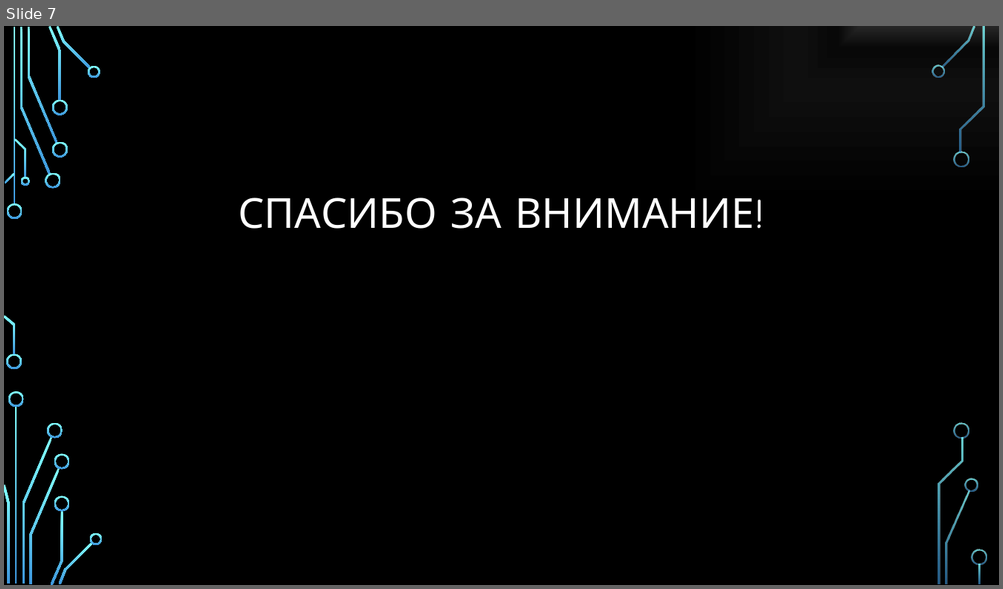
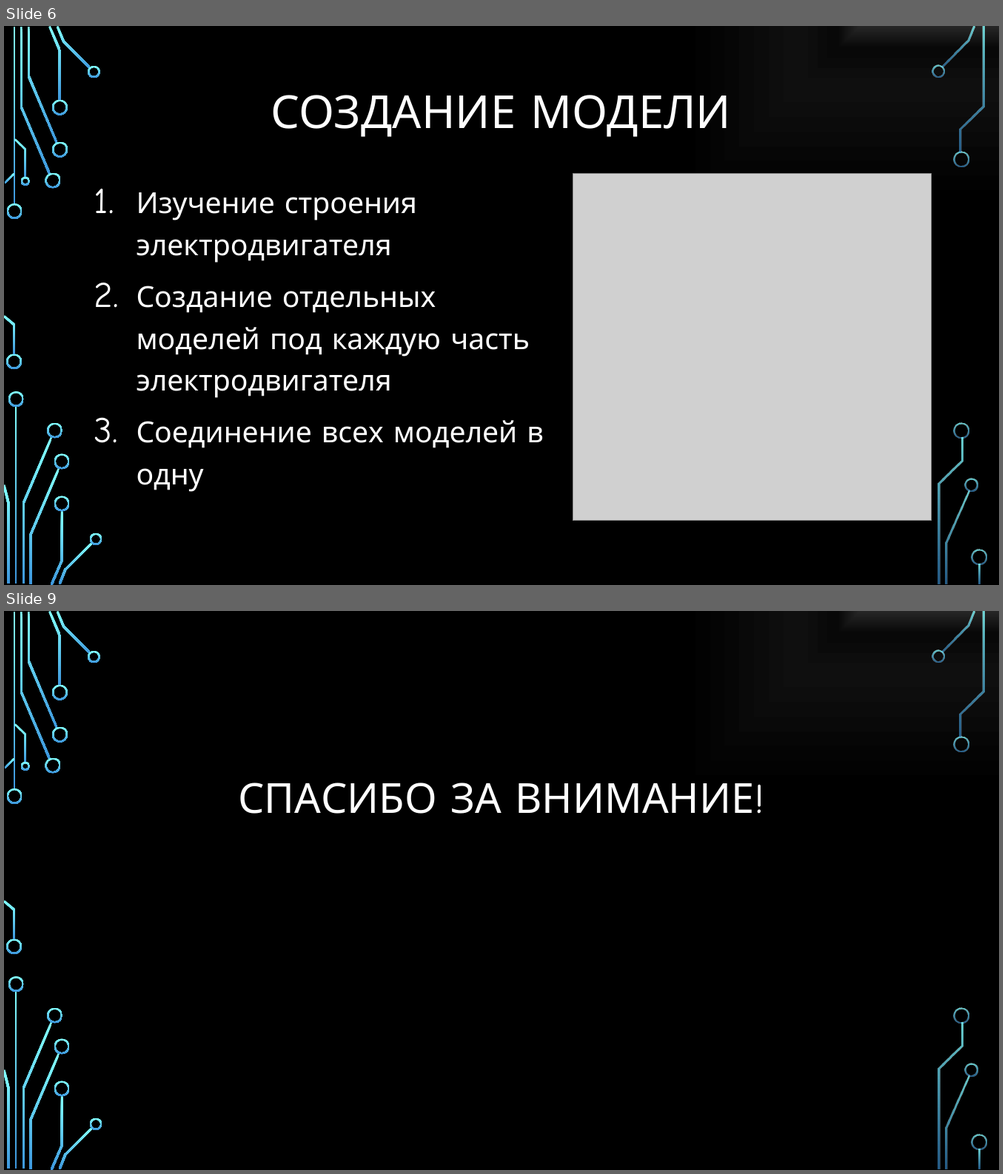
Before and after one commit to Zorkijvolk/electric_motor, a slide deck: docs/ru/Создание виртуальной учебной модели электродвигателя.pptx. Shown one above the other, each under a label of ours: slide 7 before the commit, slides 6 and 9 after it; the slides between them are not shown. The pictures are 1003x589 and 1003x1174 pixels, drawn with LibreOffice and Linux fonts; fonts in the diff are those of the drawing; grey boxes stand for pictures; background and template pictures are left out. Boxes give left, top, right and bottom in pixels: in the first picture for what was removed or moved away, otherwise in the second. Text is boxed around its words. In the diff, an @@ line names an element or a change of style, - is before the commit and + after.

```diff
--- a/docs/ru/Создание виртуальной учебной модели электродвигателя.pptx
+++ b/docs/ru/Создание виртуальной учебной модели электродвигателя.pptx
@@ slide 6 added at [4, 26, 999, 585], background picture (left out); not listed: 36 template elements that a slide beside it also shows @@
@@ title added at [271, 95, 731, 137], 44 pt, text #FFFFFF @@
+СОЗДАНИЕ МОДЕЛИ
@@ picture added at [572, 174, 931, 520] @@
@@ text added at [136, 192, 543, 492], 28 pt, text #FFFFFF @@
+1. Изучение строения электродвигателя
+2. Создание отдельных моделей под каждую часть электродвигателя
+3. Соединение всех моделей в одну
@@ what was slide 7 is now slide 9 @@
```
Also in this commit, not shown: 5 slides changed, 2 other slides added, 1 slide removed, 2 other files.
